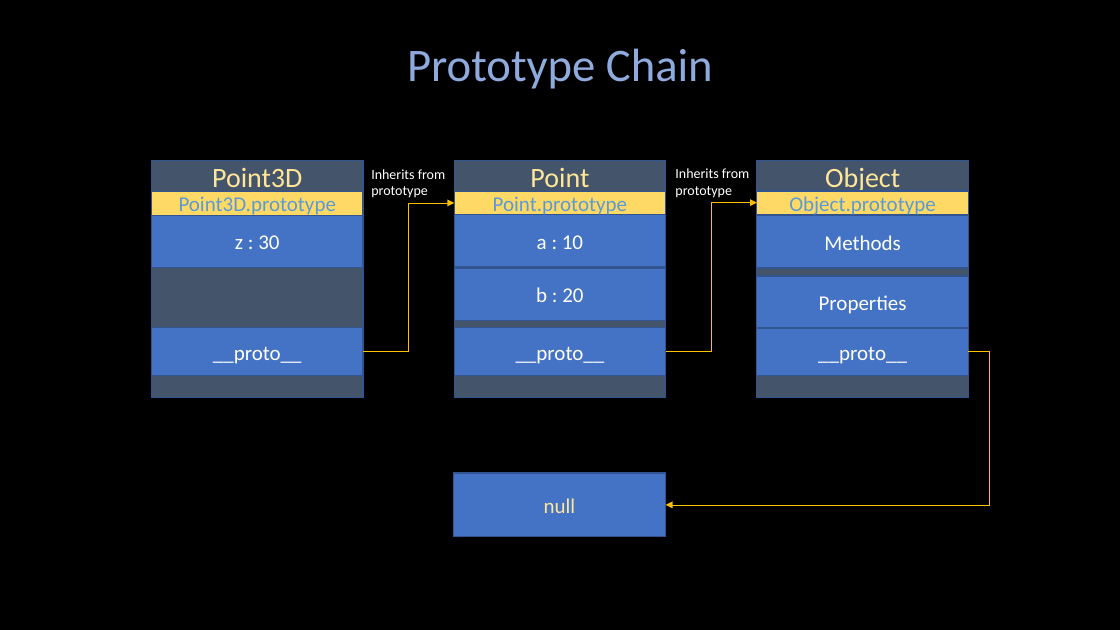
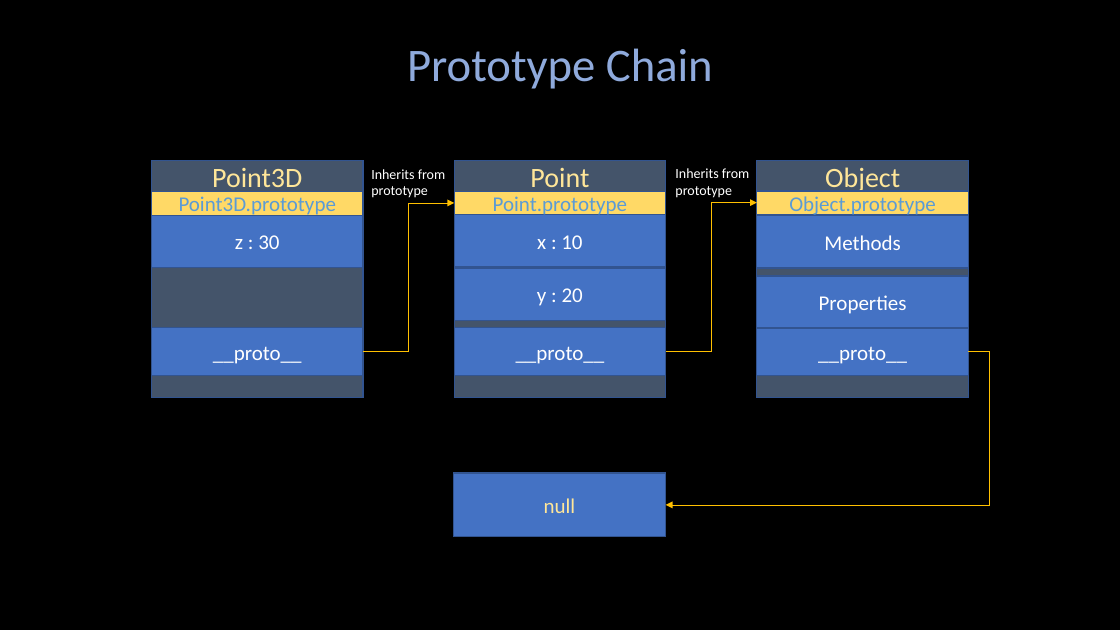
Before and after one commit to a4org/Webinar, a slide deck: slide 2 of 2021-12-03/Sources/JSCore.pptx. Drawn at 1120x630 pixels with LibreOffice and Linux fonts; fonts in the diff are those of the drawing. Boxes give left, top, right and bottom in pixels: in the first picture for what was removed or moved away, otherwise in the second. Text is boxed around its words. In the diff, an @@ line names an element or a change of style, - is before the commit and + after.

```diff
--- a/2021-12-03/Sources/JSCore.pptx
+++ b/2021-12-03/Sources/JSCore.pptx
@@ text in rectangle at (x1=537, y1=235, x2=582, y2=249): text changed @@
-a : 10
+x : 10
@@ text in rectangle at (x1=537, y1=288, x2=583, y2=306): text changed @@
-b : 20
+y : 20
```
Also in this commit, not shown: 14 other files.
